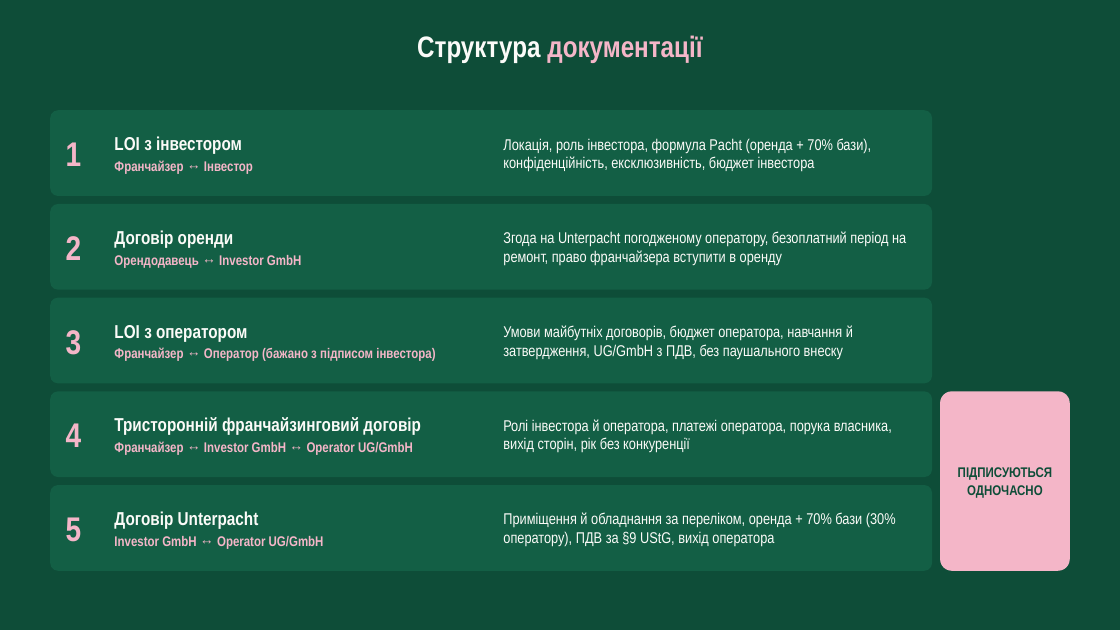
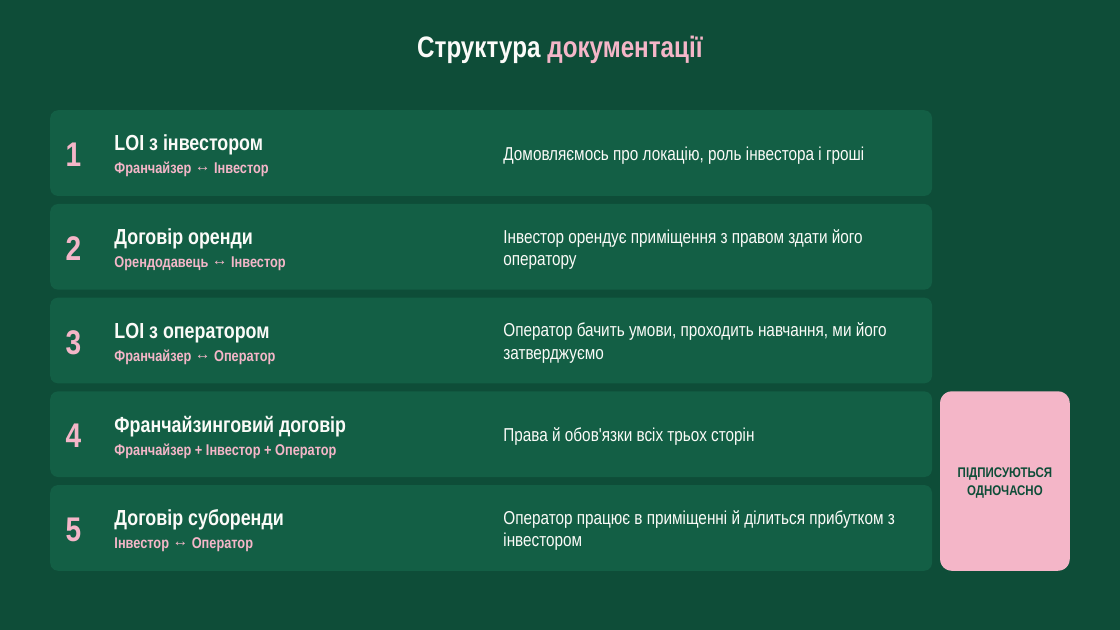
Before and after one commit to denfidiriv-cmyk/xcrypto, a slide deck: slide 32 of presentation_latest.pptx. Drawn at 1120x630 pixels with LibreOffice and Linux fonts; fonts in the diff are those of the drawing. Boxes give left, top, right and bottom in pixels: in the first picture for what was removed or moved away, otherwise in the second. Text is boxed around its words. In the diff, an @@ line names an element or a change of style, - is before the commit and + after.

```diff
--- a/presentation_latest.pptx
+++ b/presentation_latest.pptx
@@ text "LOI з інвестором" at <box>114,134,269,177</box>: size 24 to 28 pt in "LOI з інвестором"; size 18 to 20 pt in "Франчайзер ↔ Інвестор" @@
@@ text at <box>503,146,864,164</box>: text changed; size 20 to 24 pt @@
-Локація, роль інвестора, формула Pacht (оренда + 70% бази), конфіденційність, ексклюзивність, бюджет інвестора
+Домовляємось про локацію, роль інвестора і гроші
@@ text at <box>114,228,253,249</box>: size 24 to 28 pt in "Договір оренди" @@
@@ text at <box>503,229,863,269</box>: text changed; size 20 to 24 pt @@
-Згода на Unterpacht погодженому оператору, безоплатний період на ремонт, право франчайзера вступити в оренду
+Інвестор орендує приміщення з правом здати його оператору
@@ text at <box>114,256,286,271</box>: text changed; size 18 to 20 pt @@
-Орендодавець ↔ Investor GmbH
+Орендодавець ↔ Інвестор
@@ text at <box>114,323,269,343</box>: size 24 to 28 pt in "LOI з оператором" @@
@@ text at <box>503,322,887,363</box>: text changed; size 20 to 24 pt @@
-Умови майбутніх договорів, бюджет оператора, навчання й затвердження, UG/GmbH з ПДВ, без паушального внеску
+Оператор бачить умови, проходить навчання, ми його затверджуємо
@@ text at <box>114,349,275,365</box>: text changed; size 18 to 20 pt @@
-Франчайзер ↔ Оператор (бажано з підписом інвестора)
+Франчайзер ↔ Оператор
@@ text at <box>114,415,346,459</box>: text changed; size 18 to 20 pt @@
-Тристоронній франчайзинговий договір
-Франчайзер ↔ Investor GmbH ↔ Operator UG/GmbH
+Франчайзинговий договір
+Франчайзер + Інвестор + Оператор
@@ text at <box>503,427,754,445</box>: text changed; size 20 to 24 pt @@
-Ролі інвестора й оператора, платежі оператора, порука власника, вихід сторін, рік без конкуренції
+Права й обов'язки всіх трьох сторін
@@ text at <box>114,509,284,552</box>: text changed; size 18 to 20 pt @@
-Договір Unterpacht
-Investor GmbH ↔ Operator UG/GmbH
+Договір суборенди
+Інвестор ↔ Оператор
@@ text at <box>503,510,895,550</box>: text changed; size 20 to 24 pt @@
-Приміщення й обладнання за переліком, оренда + 70% бази (30% оператору), ПДВ за §9 UStG, вихід оператора
+Оператор працює в приміщенні й ділиться прибутком з інвестором
```
